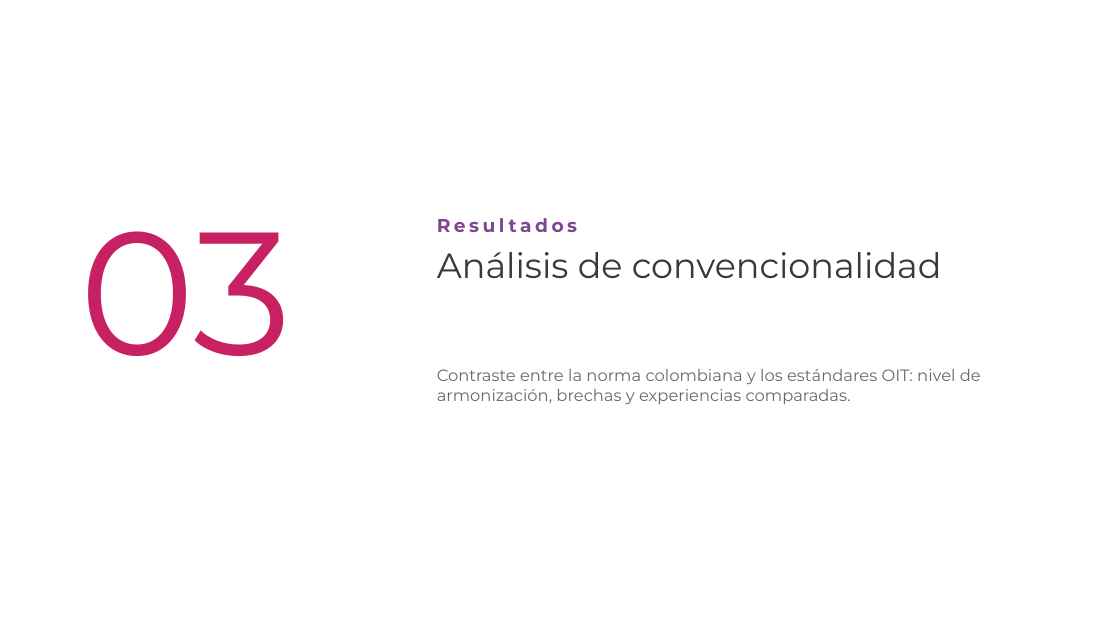
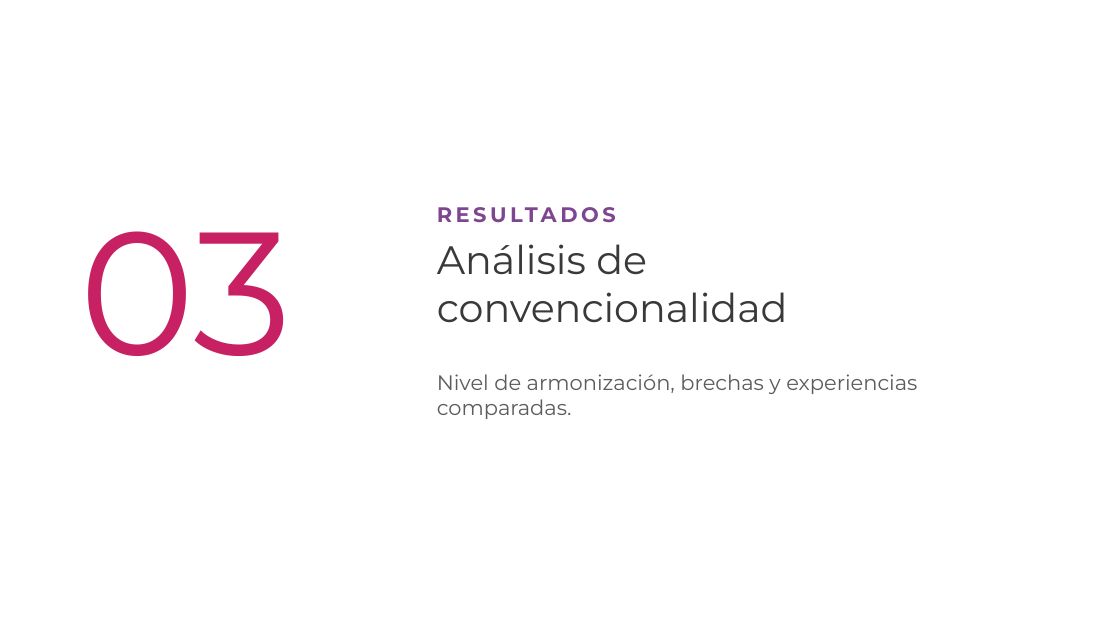
Before and after one commit to davidpinto01222003-jpg/EXTRAPROCESAL, a slide deck: slide 16 of sustentacion/Sustentacion_Pensiones_Riesgos_Laborales_Mineria_UPB.pptx. Drawn at 1120x630 pixels with LibreOffice and Linux fonts; fonts in the diff are those of the drawing; background and template pictures are left out. Boxes give left, top, right and bottom in pixels: in the first picture for what was removed or moved away, otherwise in the second. Text is boxed around its words. In the diff, an @@ line names an element or a change of style, - is before the commit and + after.

```diff
--- a/sustentacion/Sustentacion_Pensiones_Riesgos_Laborales_Mineria_UPB.pptx
+++ b/sustentacion/Sustentacion_Pensiones_Riesgos_Laborales_Mineria_UPB.pptx
@@ text "Análisis de convencionalidad": place and size @@
-text "Análisis de convencionalidad" at (437, 252, 942, 278)
+text "Análisis de convencionalidad" at (437, 244, 788, 322)
@@ text "Análisis de convencionalidad" at (437, 244, 788, 322): size 30 to 34 pt @@
@@ text at (437, 218, 577, 232): text changed; size 16 to 18 pt @@
-Resultados
+RESULTADOS
@@ text at (437, 374, 917, 419): text changed; size 14 to 18 pt; text colour #6B6868 to #5E5B5B @@
-Contraste entre la norma colombiana y los estándares OIT: nivel de armonización, brechas y experiencias comparadas.
+Nivel de armonización, brechas y experiencias comparadas.
```
Also in this commit, not shown: 23 other slides changed, 1 slide added, 1 other file.
